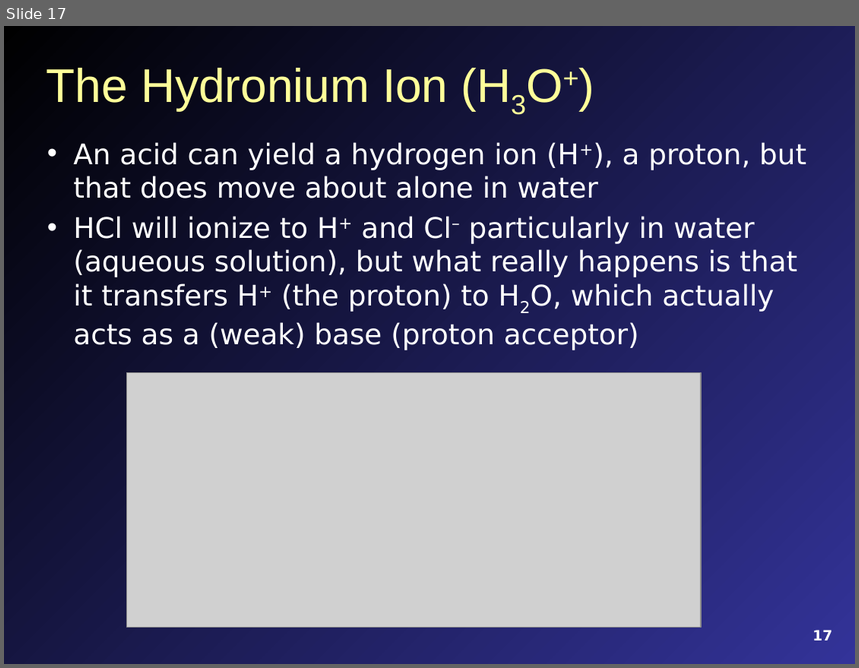
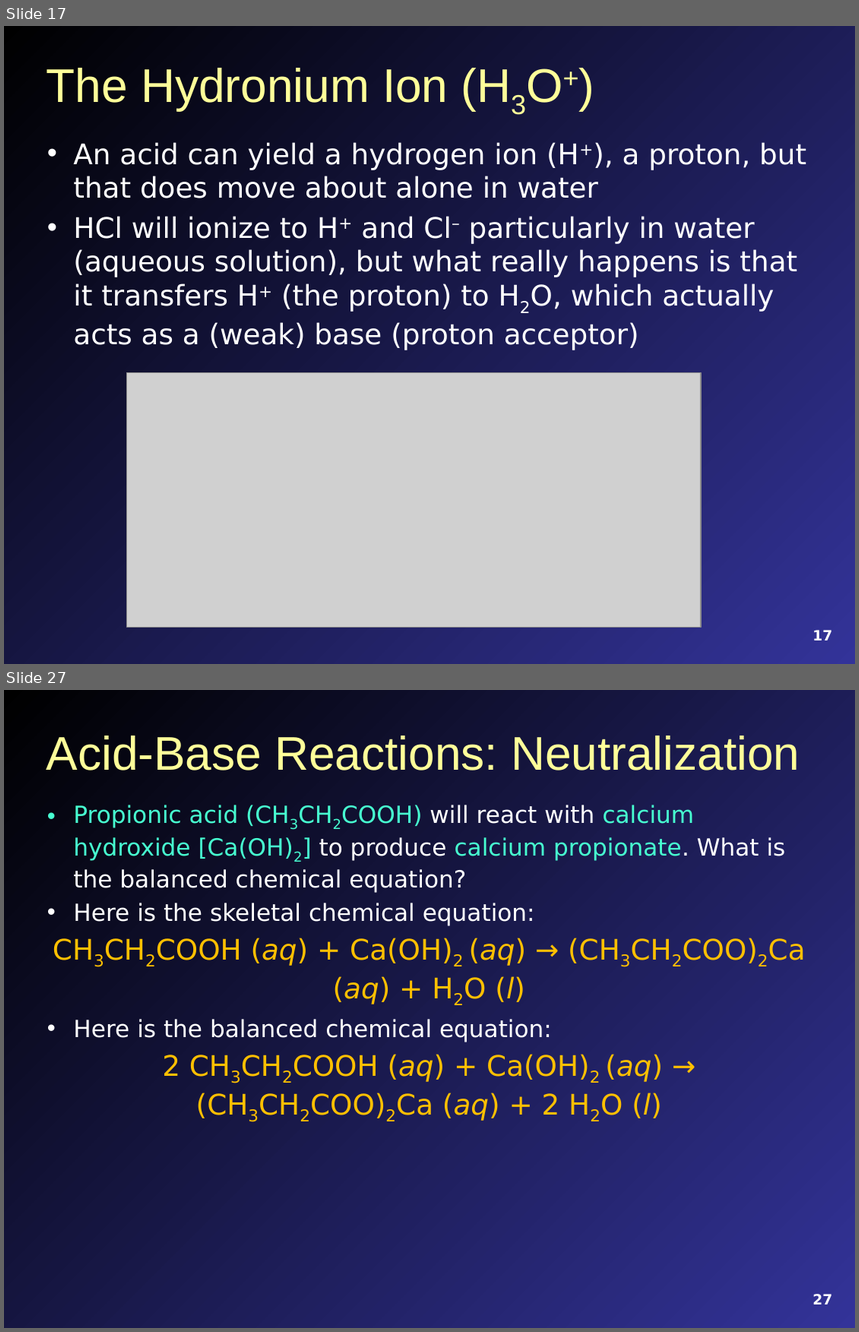
Before and after one commit to mavigozler/mavigozler.github.io, a slide deck: Teaching/Chemistry/Lecture Slides/FCC Chem 3A Chap 12 Content.pptx. Shown one above the other, each under a label of ours: slide 17 before the commit, slides 17 and 27 after it; the slides between them are not shown. The pictures are 859x668 and 859x1332 pixels, drawn with LibreOffice and Linux fonts; fonts in the diff are those of the drawing; grey boxes stand for pictures. Boxes give left, top, right and bottom in pixels: in the first picture for what was removed or moved away, otherwise in the second. Text is boxed around its words. In the diff, an @@ line names an element or a change of style, - is before the commit and + after.

```diff
--- a/Teaching/Chemistry/Lecture Slides/FCC Chem 3A Chap 12 Content.pptx
+++ b/Teaching/Chemistry/Lecture Slides/FCC Chem 3A Chap 12 Content.pptx
@@ slide 27 added at <box>4,690,855,1328</box>, background gradient #000000 to #333399 @@
@@ title added at <box>47,736,800,771</box>, 40 pt, text #FFFF99 @@
+Acid-Base Reactions: Neutralization
@@ text added at <box>73,805,786,1121</box>, 20 pt, text #FFFFFF @@
+• Propionic acid (CH3CH2COOH) will react with calcium hydroxide [Ca(OH)2] to produce calcium propionate. What is the balanced chemical equation?
+• Here is the skeletal chemical equation:
+CH3CH2COOH (aq) + Ca(OH)2 (aq) → (CH3CH2COO)2Ca (aq) + H2O (l)
+• Here is the balanced chemical equation:
+2 CH3CH2COOH (aq) + Ca(OH)2 (aq) → (CH3CH2COO)2Ca (aq) + 2 H2O (l)
@@ page number added at <box>813,1294,832,1305</box>, 12 pt, text #FFFFFF, bold @@
+27
```
Also in this commit, not shown: 27 other slides added, 2 slides removed, 5 other files.
